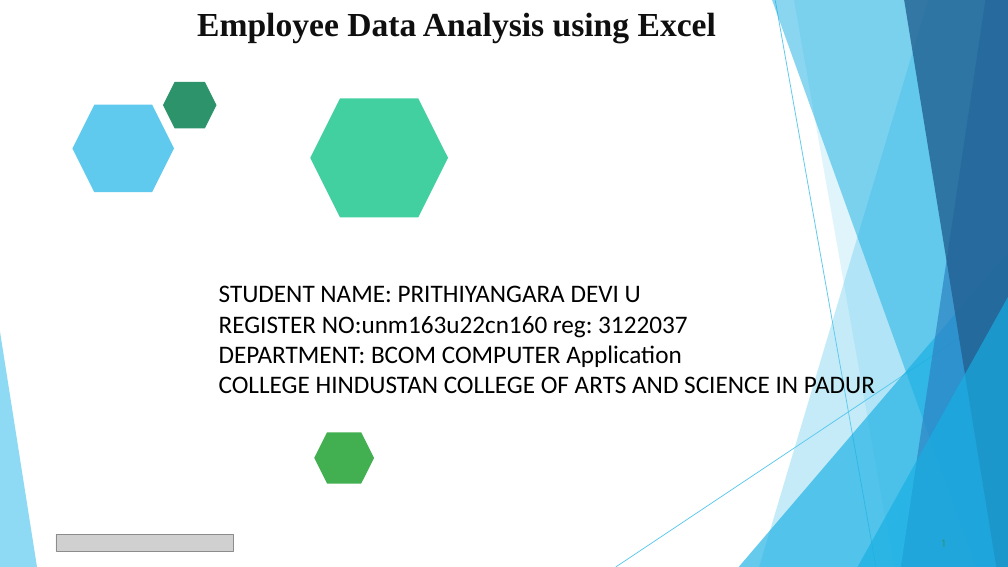
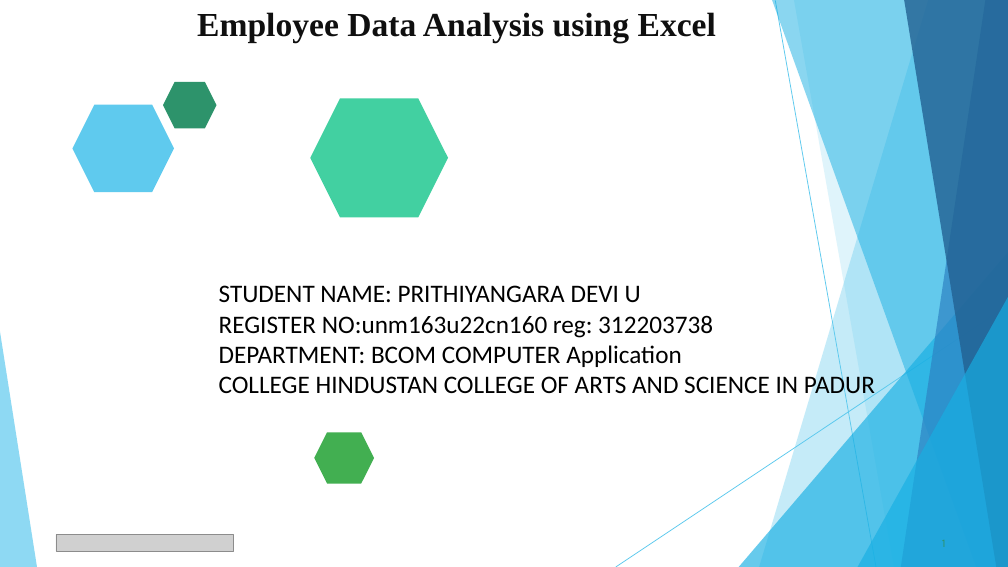
Before and after one commit to UPrithiyangaradevi1426/TNSDC, a slide deck: slide 1 of prithiyangaradevi u.pptx. Drawn at 1008x567 pixels with LibreOffice and Linux fonts; fonts in the diff are those of the drawing; grey boxes stand for pictures. Boxes give left, top, right and bottom in pixels: in the first picture for what was removed or moved away, otherwise in the second. Text is boxed around its words. In the diff, an @@ line names an element or a change of style, - is before the commit and + after.

```diff
--- a/prithiyangaradevi u.pptx
+++ b/prithiyangaradevi u.pptx
@@ text at bbox=[219, 315, 713, 338]: text changed @@
-REGISTER NO:unm163u22cn160 reg: 3122037
+REGISTER NO:unm163u22cn160 reg: 312203738
```
